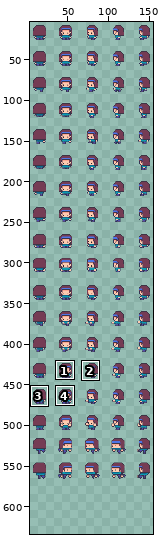
Two versions of one sprite sheet, Assets/Art/S_Avatar.png. The picture above shows the old version from afar; the outline marks the close-up.
Close-up. First the earlier version:
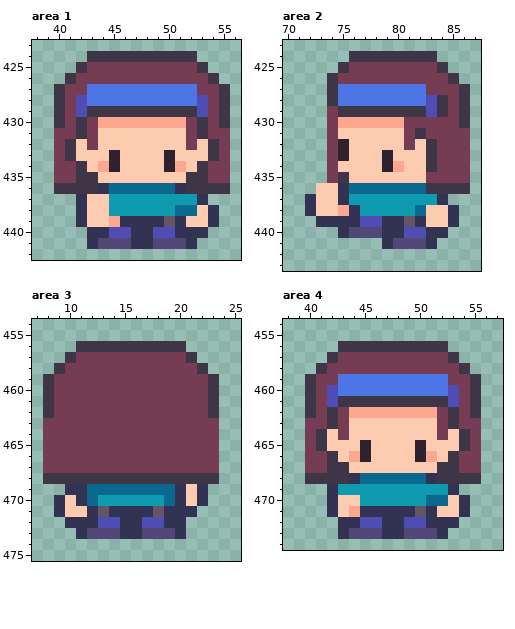
The file is 160x576 pixels. Shown: area 1: x 38..56, y 423..442; area 2: x 70..87, y 423..443; area 3: x 7..25, y 454..475; area 4: x 38..57, y 454..474. The old version is drawn lined up with the new one, on the new canvas. The wide view leaves out empty margins. The commit also changed other parts of the picture, which this record leaves out.
The same view after the edit:
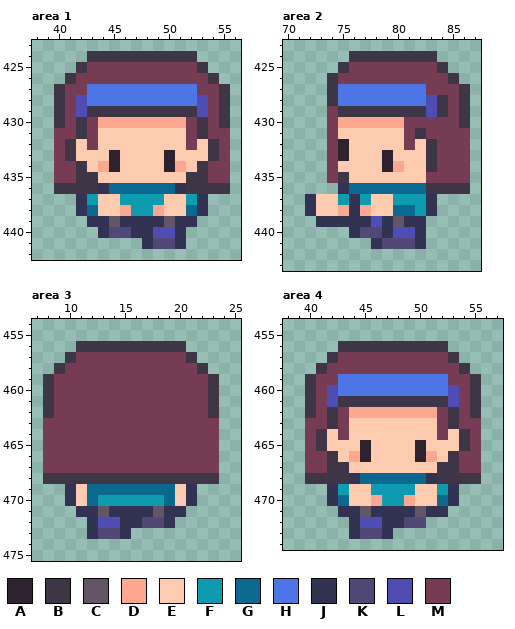
Palette (. is transparent): A #2e222f  B #3e3546  C #625565  D #fca790  E #fdcbb0  F #0e9baf  G #0b698f  H #4d75e6  J #323353  K #524877  L #4f4db4  M #753c54
The exact change:
canvas 160x576 -> 160x640
Changed rows in their new state; - is an unchanged pixel.
Area 1:
first column x 42:
437 -F-E----EE---
438 -G-ED--DEE-J.
439 .JJC------J..
440 -.-KK-----..-
441 -.....---J.--
Area 2:
first column x 73:
436 ..-----------
437 --FJ-EE---J.-
438 ----DEEGGFJ..
439 ----J--CJ-...
440 --.J---L-J..-
441 -----JK--J.--
Area 3:
first column x 9:
469 --E--------EJ.
470 .JE--------EJ.
471 ..J---------.-
472 -..-----KK-.--
473 --.J---.....--
Area 4:
first column x 42:
469 --EE----EE---
470 -G-ED--DEE-J.
471 .JJC------J..
472 -.-----KK...-
473 -.J---.....--
Pixel boxes of the changes (left, top, right, bottom) in both close-ups:
changed: (76, 194, 219, 249)
changed: (316, 183, 459, 249)
changed: (54, 484, 98, 539)
changed: (131, 484, 208, 539)
changed: (327, 484, 470, 539)
